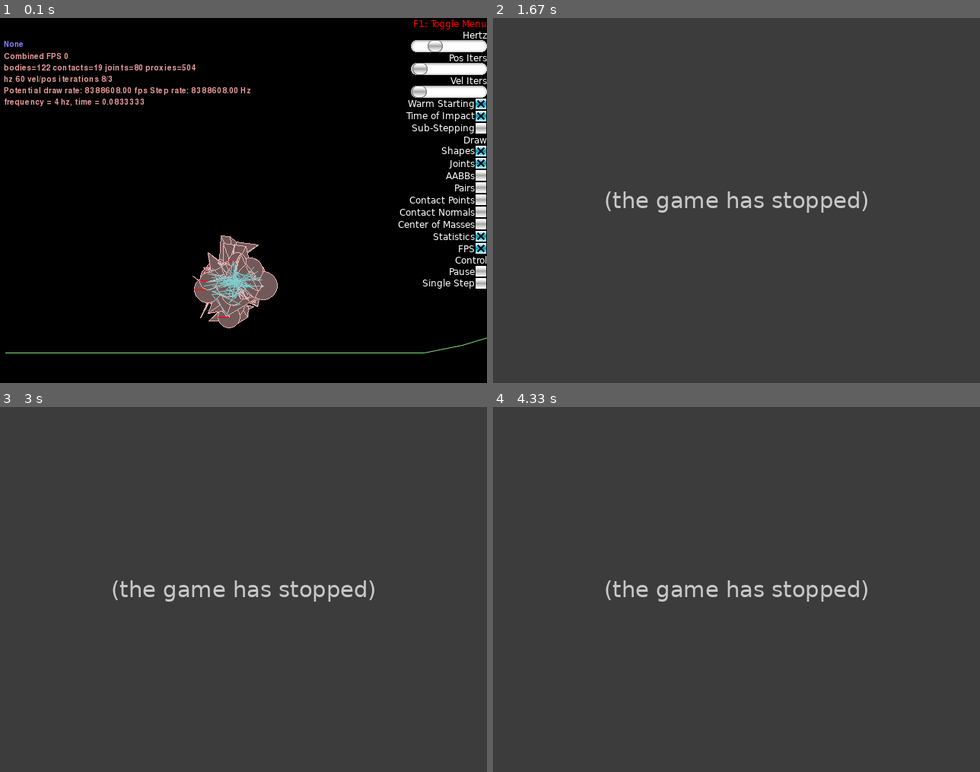
Above: before the commit, frames 1-4 (two rows, left to right).
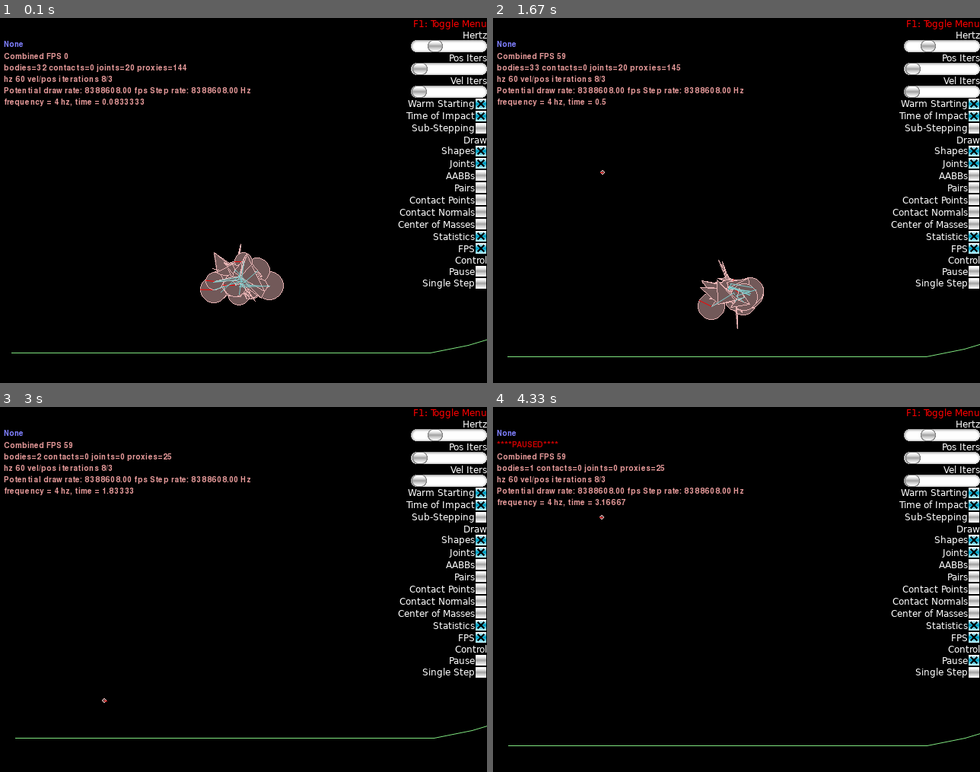
Above: after the commit, the same moments.

Repository: Arton1/BestCarAlgorithm
Game: pygame game, started from solution/car_algorithm.py
Same seed, same stepped clock (60 frames per second), same inputs: the game is played once before the commit and once after it.
Inputs (mouse positions are in pixels of both pictures, inside the frame that each line leads up to):
- Up to frame 1 (0.1 s): no input
- Up to frame 2 (1.67 s): tap C at 0.33, 1.15 s; click (892, 189) at 0.72 s; hold Right 1-1.47 s; tap Space at 1.07, 1.37, 1.62 s; hold Up from 1.55 s (still down)
- Up to frame 3 (3 s): release Up at 1.85 s; hold Right 1.88-2.35 s; tap Space at 1.95, 2.25 s; tap T at 2.03 s; hold Down from 2.95 s (still down)
- Up to frame 4 (4.33 s): tap Space at 3.02, 3.35, 3.65, 4.12 s; release Down at 3.25 s; hold Left 3.28-3.68 s; tap T at 3.43 s; tap F2 at 3.72 s; hold Up from 4.05 s (still down)

The runs differ from the first frame. In frame 1, 2.4% of the frame differs, in the area x 1-100%, y 12-92%; in frame 2, 99%; in frame 3, 99%, in the area x 0-100%, y 0-100%; in frame 4, 99%.
Error before the commit: AttributeError: 'Genotype' object has no attribute '_solution' (genotype.py line 71); the game stopped at 0.33 s (later frames are placeholders)

Commit message:
Implemented mutation

Diff:
--- a/solution/evolutional_algorithm/genotype.py
+++ b/solution/evolutional_algorithm/genotype.py
@@ -1,10 +1,10 @@
-from random import randint, random, sample
-from math import ceil, floor
+from random import randint, random, sample, uniform
+from math import ceil, floor, pi
 
 
 class Genotype:
     _MUTATIONS_CHANCE = 1/5  # percentage of individuals that get changed
-    _MUTATION_POINTS_AMOUNT = 1/30
+    _MUTATION_POINTS_AMOUNT = 3
     _AMOUNT_OF_CROSSOVER_POINTS = 1/5
 
     def __init__(self, vectors, wheel_vertices, wheel_proporties):
@@ -65,8 +65,23 @@
         return first_child, second_child
 
     def mutate(self):
-        genes = self._get_genes_from_parameters()
-        while random() < self._MUTATIONS_CHANCE:
-            for mutation in range(ceil(len(genes)*self._MUTATION_POINTS_AMOUNT)):
-                genes[randint(0, len(self._solution)-1)] = randint(0, 1)
-            self._set_parameters_from_genes(genes)
+        if random() < self._MUTATIONS_CHANCE:  #while?
+            amount_of_genes = len(self._vectors)+len(self._wheel_vertices)+len(self._wheel_properties)
+            indexes = sample(range(amount_of_genes), self._MUTATION_POINTS_AMOUNT)
+            for index in indexes:
+                if index < len(self._vectors):
+                    self._vectors[index] = (random() * 2 * pi, uniform(0.1, 4))
+                elif index < len(self._vectors) + len(self._wheel_vertices):
+                    index -= len(self._vectors)
+                    self._wheel_vertices[index] = randint(0, 9)
+                else:
+                    index -= len(self._vectors)
+                    index -= len(self._wheel_vertices)
+                    if index == 0:
+                        self._wheel_properties[0] = (uniform(0.5, 2), uniform(0.5, 2))
+                    elif index == 1:
+                        self._wheel_properties[1] = (uniform(0, 100), uniform(0, 100))
+                    elif index == 2:
+                        self._wheel_properties[2] = (uniform(0, 1), uniform(0, 1))
+                    else:
+                        self._wheel_properties[3] = (uniform(0, 100), uniform(0, 100))
--- a/solution/evolutional_algorithm/population.py
+++ b/solution/evolutional_algorithm/population.py
@@ -4,9 +4,9 @@
 
 
 class Population:
-    _AMOUNT_OF_CANDIDATES = 40
+    _AMOUNT_OF_CANDIDATES = 10
     _AMOUNT_OF_CHILDREN = _AMOUNT_OF_CANDIDATES
-    _TOURNAMENT_SIZE = 7
+    _TOURNAMENT_SIZE = 3
 
     def __init__(self,
                  candidates_amount=_AMOUNT_OF_CANDIDATES,
